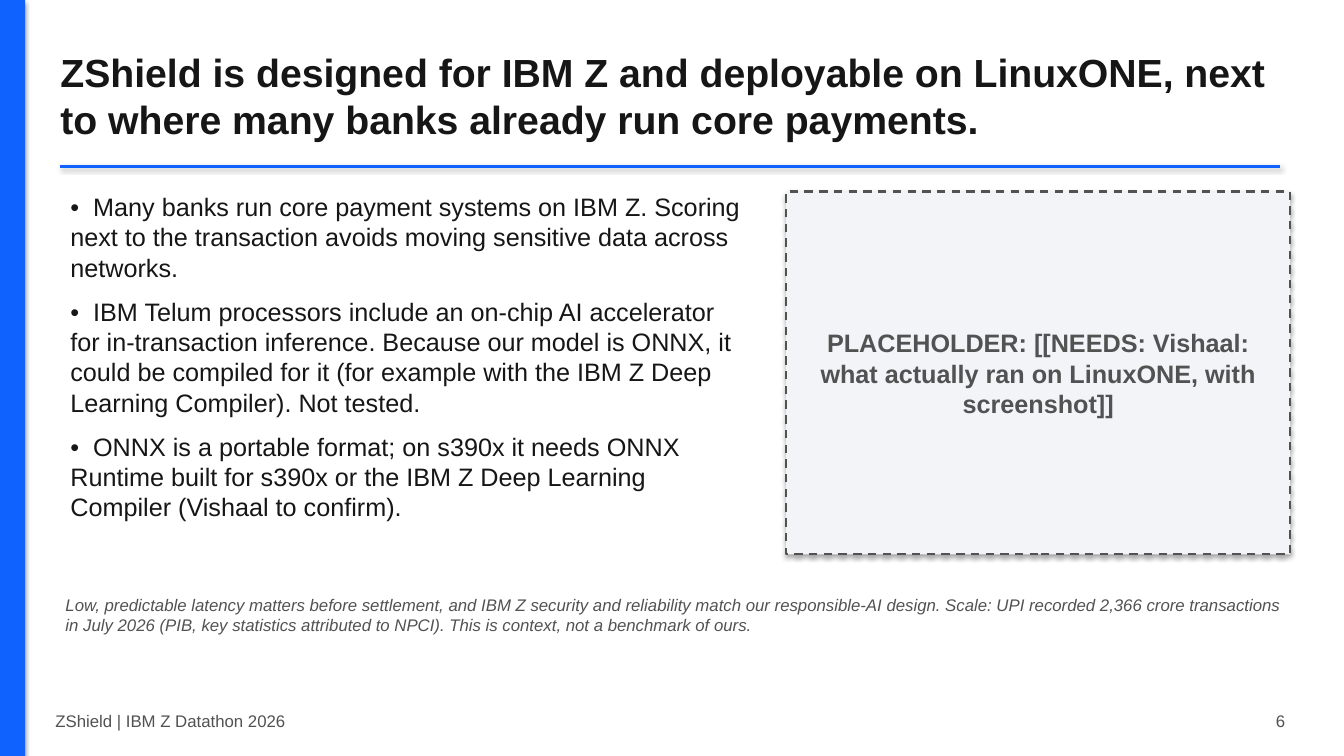
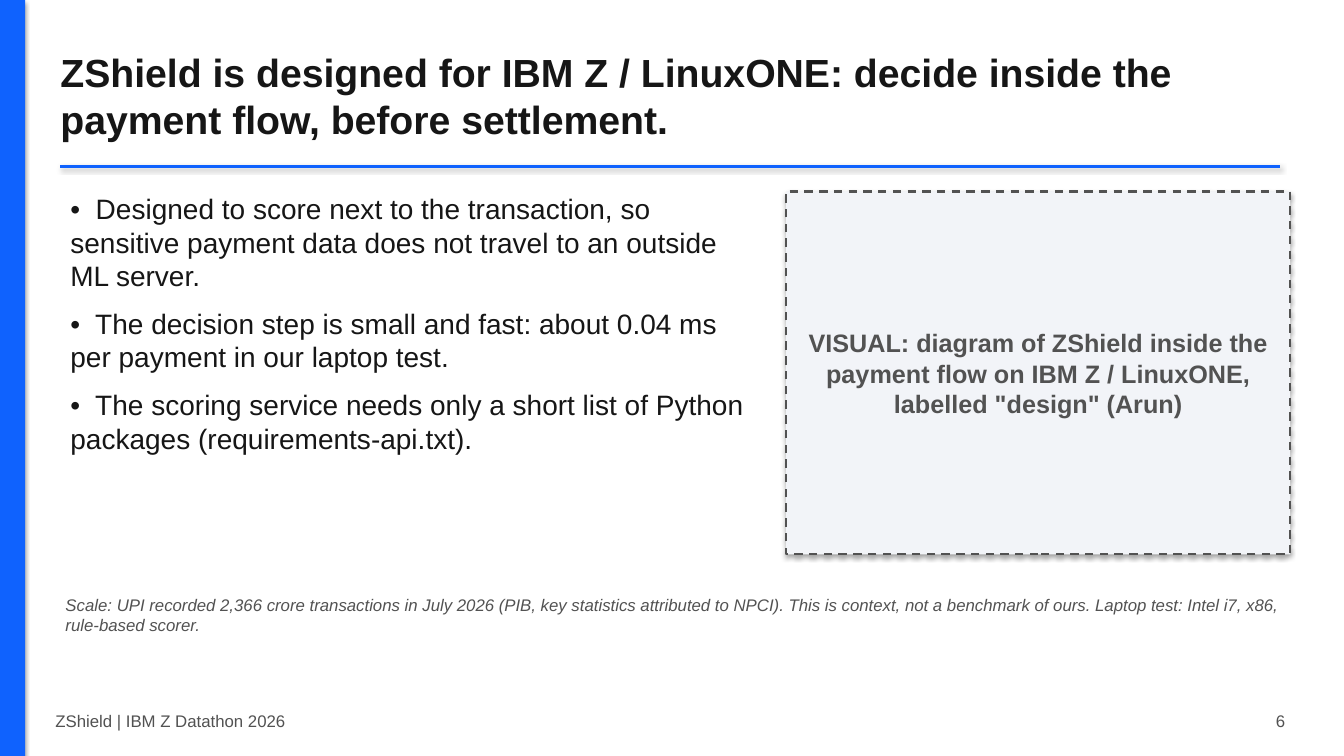
Before and after one commit to Vishaal1409/zshield, a slide deck: slide 6 of docs/deck/ZShield_deck_draft.pptx. Drawn at 1344x756 pixels with LibreOffice and Linux fonts; fonts in the diff are those of the drawing. Boxes give left, top, right and bottom in pixels: in the first picture for what was removed or moved away, otherwise in the second. Text is boxed around its words. In the diff, an @@ line names an element or a change of style, - is before the commit and + after.

```diff
--- a/docs/deck/ZShield_deck_draft.pptx
+++ b/docs/deck/ZShield_deck_draft.pptx
@@ text at <box>60,58,1172,142</box>: text changed @@
-ZShield is designed for IBM Z and deployable on LinuxONE, next to where many banks already run core payments.
+ZShield is designed for IBM Z / LinuxONE: decide inside the payment flow, before settlement.
@@ text at <box>70,198,743,454</box>: text changed; size 18 to 20 pt @@
-• Many banks run core payment systems on IBM Z. Scoring next to the transaction avoids moving sensitive data across networks.
-• IBM Telum processors include an on-chip AI accelerator for in-transaction inference. Because our model is ONNX, it could be compiled for it (for example with the IBM Z Deep Learning Compiler). Not tested.
-• ONNX is a portable format; on s390x it needs ONNX Runtime built for s390x or the IBM Z Deep Learning Compiler (Vishaal to confirm).
+• Designed to score next to the transaction, so sensitive payment data does not travel to an outside ML server.
+• The decision step is small and fast: about 0.04 ms per payment in our laptop test.
+• The scoring service needs only a short list of Python packages (requirements-api.txt).
@@ text in rectangle at <box>809,333,1268,418</box>: text changed @@
-PLACEHOLDER: [[NEEDS: Vishaal: what actually ran on LinuxONE, with screenshot]]
+VISUAL: diagram of ZShield inside the payment flow on IBM Z / LinuxONE, labelled "design" (Arun)
@@ text at <box>65,599,1278,631</box>: text changed @@
-Low, predictable latency matters before settlement, and IBM Z security and reliability match our responsible-AI design. Scale: UPI recorded 2,366 crore transactions in July 2026 (PIB, key statistics attributed to NPCI). This is context, not a benchmark of ours.
+Scale: UPI recorded 2,366 crore transactions in July 2026 (PIB, key statistics attributed to NPCI). This is context, not a benchmark of ours. Laptop test: Intel i7, x86, rule-based scorer.
```
Also in this commit, not shown: 10 other slides changed, 11 other files.
